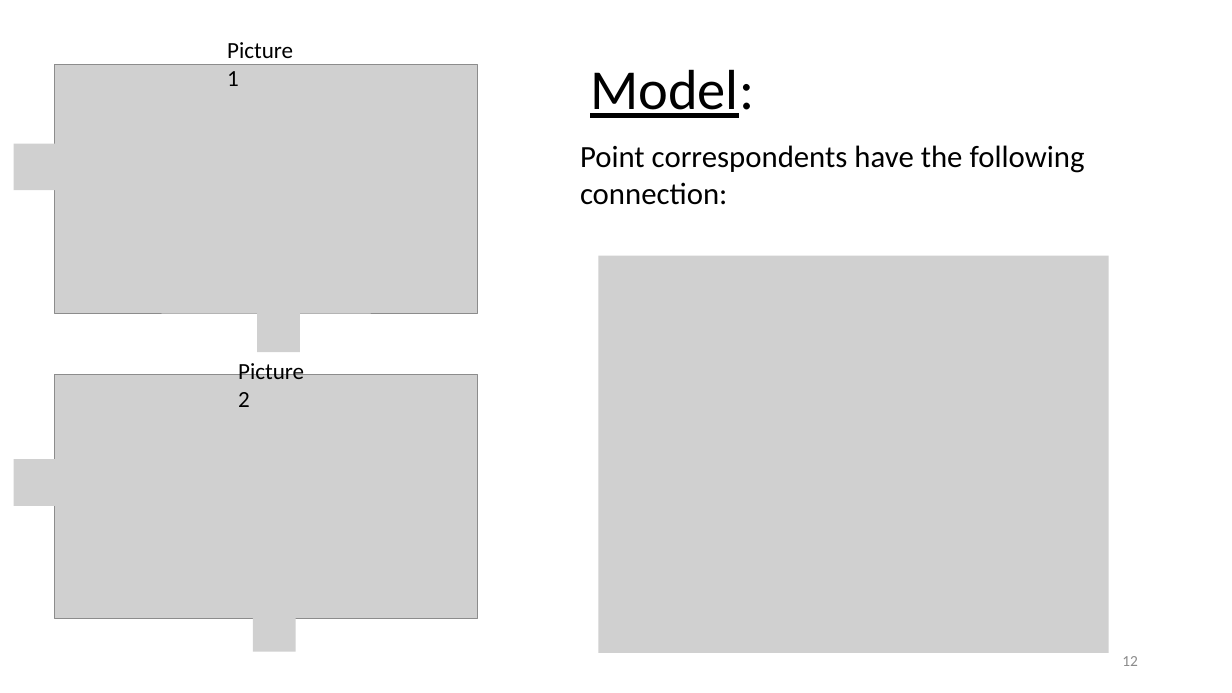
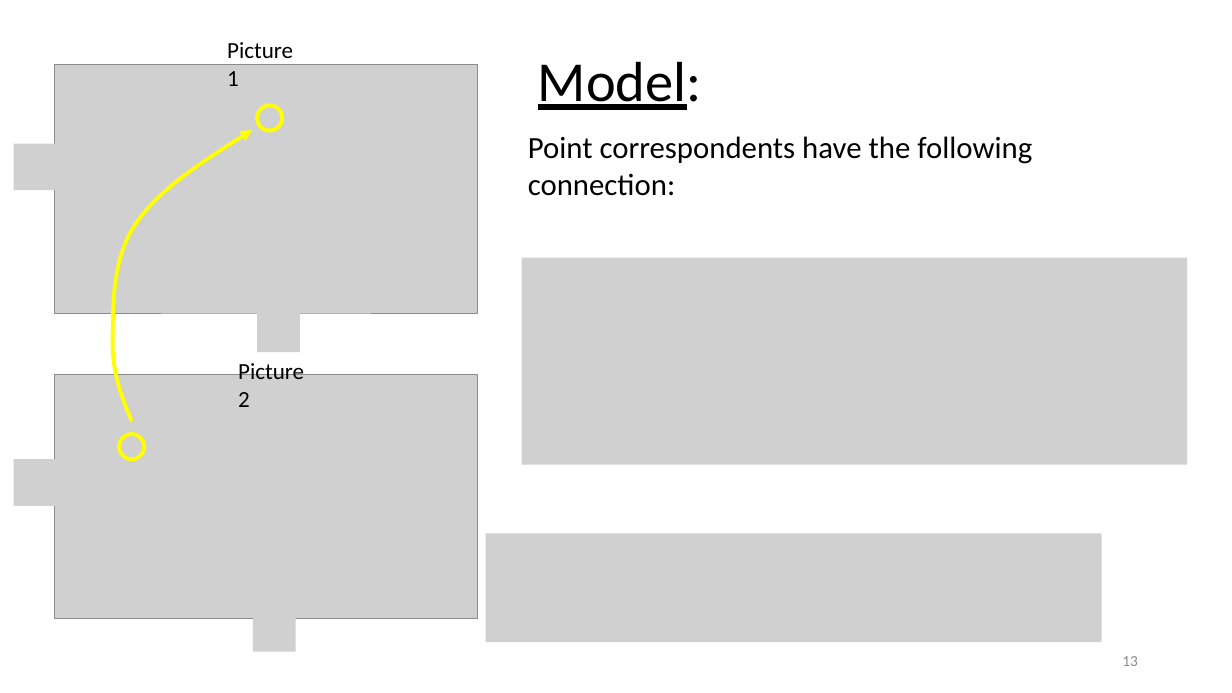
Before and after one commit to AlonSpinner/GradNumMethods, a slide deck: slide 13 of RANSAC/RANSAC.pptx (slide 12 before the commit). Drawn at 1232x693 pixels with LibreOffice and Linux fonts; fonts in the diff are those of the drawing; grey boxes stand for pictures. Boxes give left, top, right and bottom in pixels: in the first picture for what was removed or moved away, otherwise in the second. Text is boxed around its words. In the diff, an @@ line names an element or a change of style, - is before the commit and + after.

```diff
--- a/RANSAC/RANSAC.pptx
+++ b/RANSAC/RANSAC.pptx
@@ text "Model:": place and size @@
-text "Model:" at bbox=[590, 69, 754, 118]
+text "Model:" at bbox=[538, 61, 702, 110]
@@ ellipse added at bbox=[257, 105, 282, 130], outline #FFFF00 3 pt @@
@@ freeform shape added at bbox=[113, 130, 252, 422], outline #FFFF00 3 pt @@
@@ text "Point correspondents have the following ...": place and size @@
-text "Point correspondents have the following ..." at bbox=[580, 145, 1085, 205]
+text "Point correspondents have the following ..." at bbox=[528, 136, 1032, 196]
@@ picture: place and size @@
-picture at bbox=[599, 256, 1109, 653]
+picture at bbox=[521, 258, 1188, 465]
@@ ellipse added at bbox=[119, 434, 144, 459], outline #FFFF00 3 pt @@
@@ picture added at bbox=[486, 533, 1103, 642] @@
@@ page number at bbox=[1122, 656, 1138, 666]: text changed @@
-12
+13
```
Also in this commit, not shown: 6 other slides changed, 6 slides added, 3 slides removed, 2 other files.
